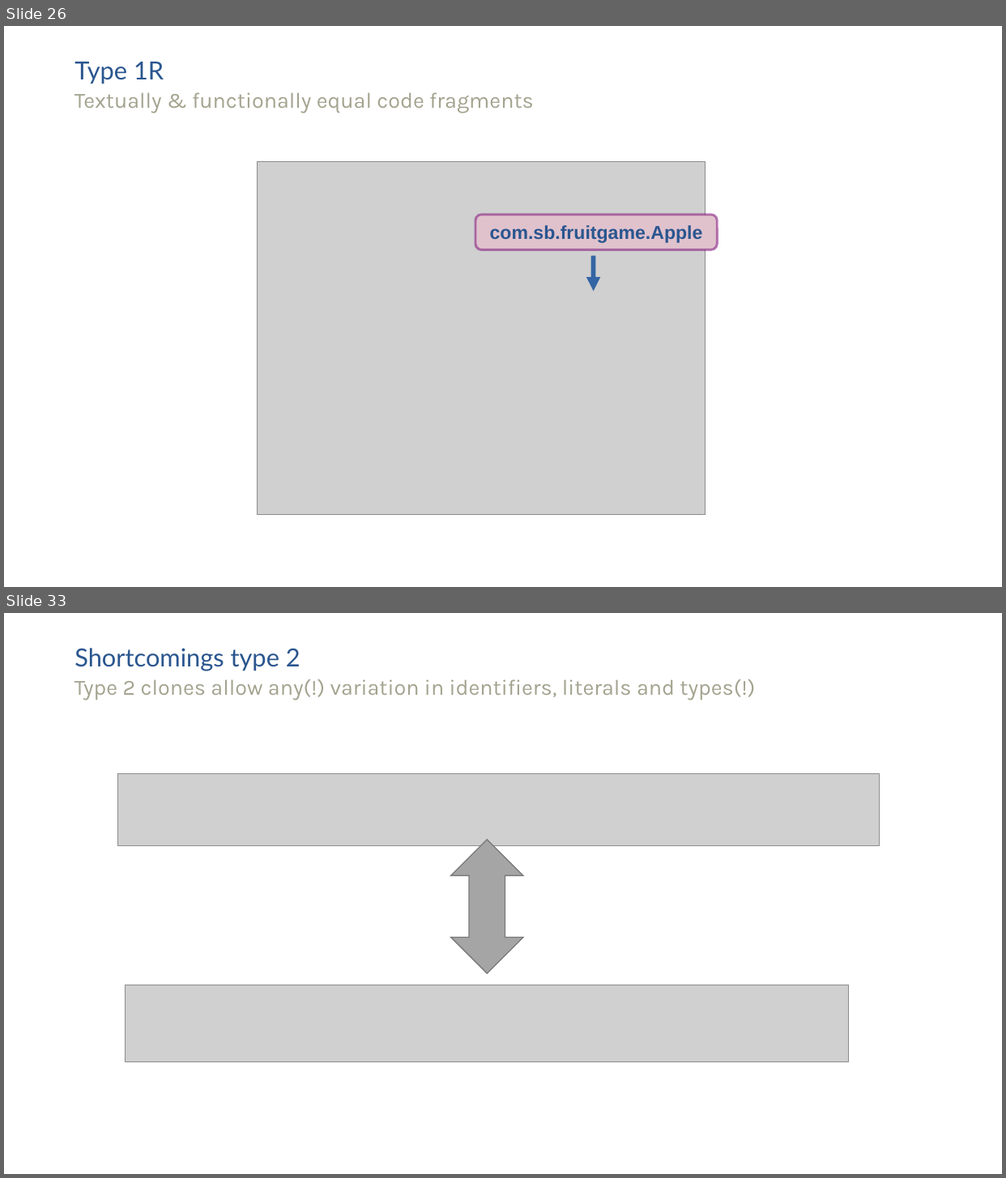
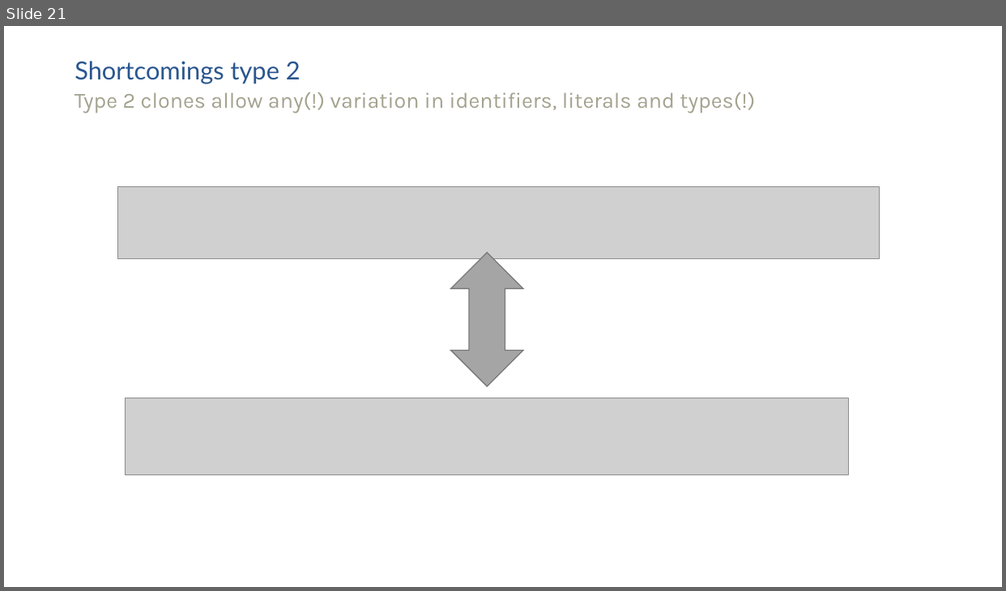
Before and after one commit to SimonBaars/Master-Thesis-Simon-Baars, a slide deck: presentations/FinalPresentation.odp. Shown one above the other, each under a label of ours: slides 26 and 33 before the commit, slide 21 after it; the slides between them are not shown. The pictures are 1006x1178 and 1006x591 pixels, drawn with LibreOffice and Linux fonts; fonts in the diff are those of the drawing; grey boxes stand for pictures. Boxes give left, top, right and bottom in pixels: in the first picture for what was removed or moved away, otherwise in the second. Text is boxed around its words. In the diff, an @@ line names an element or a change of style, - is before the commit and + after.

```diff
--- a/presentations/FinalPresentation.odp
+++ b/presentations/FinalPresentation.odp
@@ slide 26 removed at bbox=[4, 26, 1002, 587], background #FFFFFF @@
@@ free removed at bbox=[74, 56, 923, 88] @@
-Type 1R
@@ free removed at bbox=[74, 88, 923, 120] @@
-Textually & functionally equal code fragments
@@ picture removed at bbox=[258, 161, 705, 515] @@
@@ rounded rectangle removed at bbox=[475, 215, 718, 250] @@
-com.sb.fruitgame.Apple
@@ arrow removed from (593, 256) to (593, 291) @@
@@ what was slide 33 is now slide 21 @@
```
Also in this commit, not shown: 4 slides changed, 2 slides added, 28 other slides removed, 1 other file.
